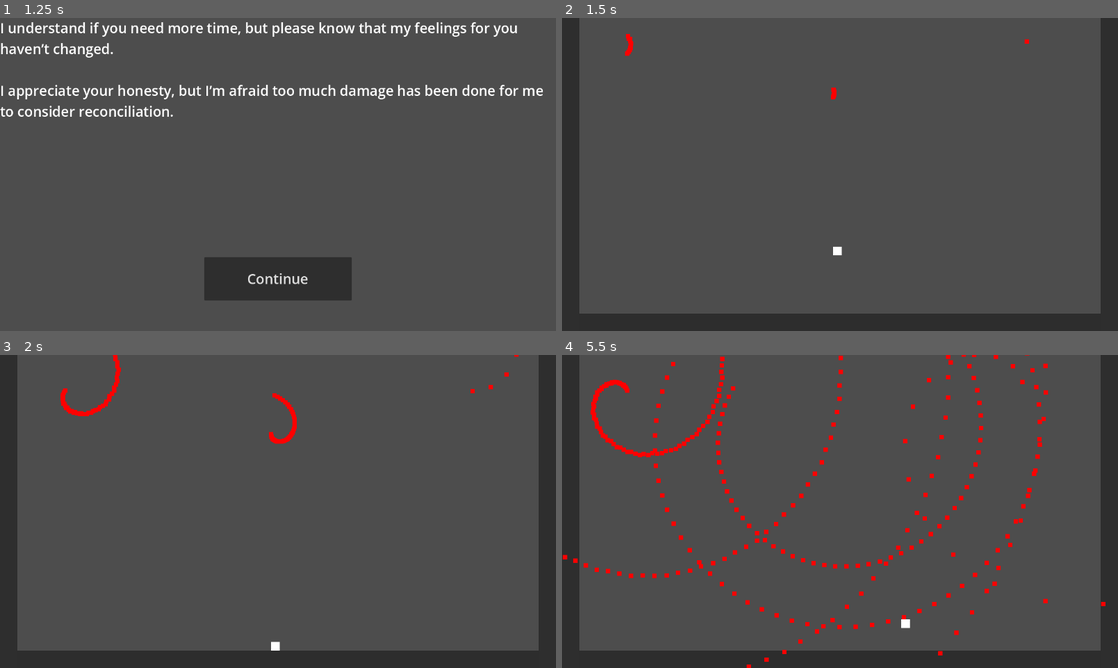
Above: before the commit, frames 1-4 (two rows, left to right).
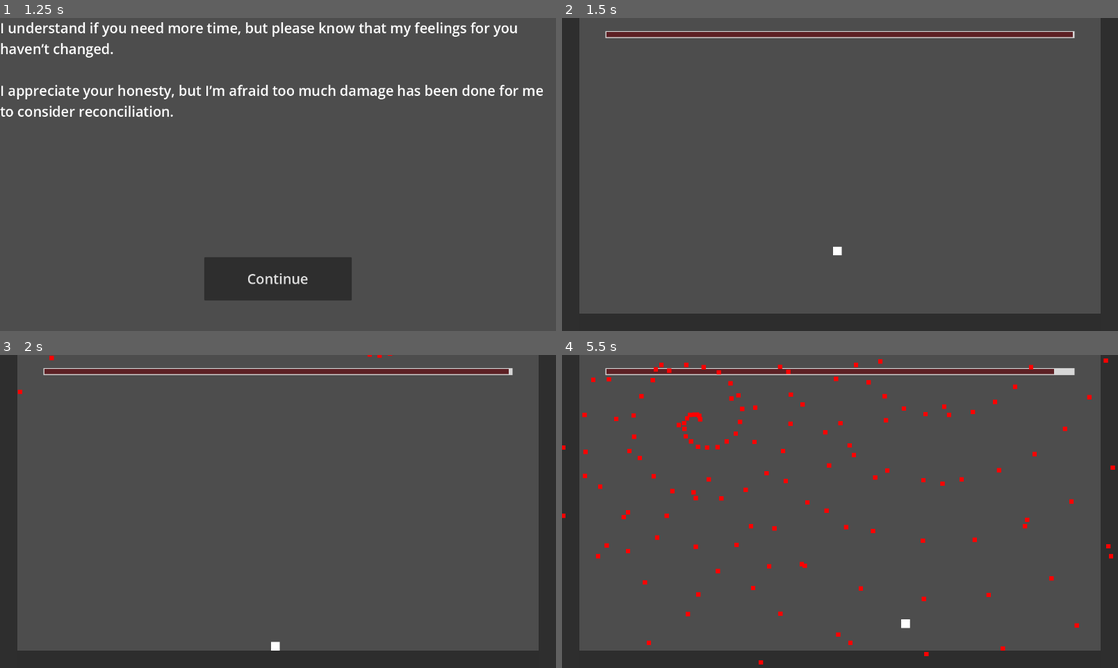
Above: after the commit, the same moments.

Repository: asebexen/we-can-be
Game: Godot game, scene res://scenes/title_screen/title_screen.tscn
Two runs of this game, one before a commit and one after it. Both use one fixed random seed, a clock stepped at 60 frames per second and the inputs below.
Inputs:
- Up to frame 1 (1.25 s): click "Start" at 0.5 s
- Up to frame 2 (1.5 s): click "Continue" at 1.25 s
- Up to frame 3 (2 s): no input
- Up to frame 4 (5.5 s): hold Right (move_right) 2.03-2.78 s; hold Shift (move_slow) 2.03-2.78 s; tap W (move_jump) at 2.27, 3.02, 4.52, 5.27 s; hold Left (move_left) 2.78-3.53 s; tap Shift (move_slow) at 2.85, 4.35 s; hold Shift (move_slow) 3.53-4.28 s; hold Right (move_right) 3.53-5.03 s; hold Left (move_left) from 5.03 s (still down); hold Shift (move_slow) from 5.03 s (still down)

Frame 1 is identical in both runs. In frame 2, 2.0% of the frame differs, in the area x 7-93%, y 4-26%; in frame 3, 2.5%; in frame 4, 6.2%, in the area x 0-100%, y 0-100%.

Commit message:
Timer, infinite bullet spawns.

Diff:
--- a/frontend/scenes/game/bullet/bullet.gd
+++ b/frontend/scenes/game/bullet/bullet.gd
@@ -1,6 +1,6 @@
 extends RigidBody2D
 
-const BOUNDS_PADDING = 100
+const BOUNDS_PADDING = 500
 var bounds
 @export var color: Color
 
--- a/frontend/scenes/game/bullet_spawner/spawner_pinwheel.gd
+++ b/frontend/scenes/game/bullet_spawner/spawner_pinwheel.gd
@@ -14,9 +14,9 @@
 # decouple spawning behavior from the physics engine (else I could only spawn
 # bullets at discrete intervals.)
 var last_spawn = 0.0
-# Whether or not the spawner is spinning and firing bullets.
-@export var is_active: bool
 @export var bullet_color: Color
+
+signal done
 
 var bullet = load("res://scenes/game/bullet/bullet.tscn")
 
@@ -27,14 +27,9 @@
 
 # Called every frame. 'delta' is the elapsed time since the previous frame.
 func _process(delta):
-	if is_active == true:
-		current_rotation += rotation_speed * delta
+	current_rotation += rotation_speed * delta
 	spawn_bullets()
 
-func start_spawn():
-	current_rotation = 0.0
-	last_spawn = 0.0
-	is_active = true
 
 func spawn_bullets():
 	var next_spawn = last_spawn + rotate_step
@@ -42,8 +37,11 @@
 		var bullet_instance = bullet.instantiate()
 		bullet_instance.linear_velocity = Vector2.UP.rotated(next_spawn) * spawn_velocity
 		bullet_instance.color = bullet_color
+		# Bullets are added into the parent container
+		bullet_instance.position += position
 		last_spawn = next_spawn
 		next_spawn = last_spawn + rotate_step
-		add_child(bullet_instance)
+		get_parent().add_child(bullet_instance)
 	if current_rotation > max_rotation:
-		is_active = false
+		done.emit()
+		queue_free()
--- a/frontend/scenes/game/bullet_spawner/spawner_pinwheel.tscn
+++ b/frontend/scenes/game/bullet_spawner/spawner_pinwheel.tscn
@@ -8,5 +8,4 @@
 rotation_speed = 6.283
 rotate_step = 0.063
 spawn_velocity = 300.0
-is_active = true
 bullet_color = Color(0.936098, 0.435249, 0.430399, 1)
--- a/frontend/scenes/game/game.gd
+++ b/frontend/scenes/game/game.gd
@@ -14,7 +14,8 @@
 	story_screen_instance.lines = [dialogue.romeo_dialogue, dialogue.juliet_dialogue]
 	story_screen_instance.bullet_color = Color(dialogue.color_hex_code)
 
-	place_bullet_spawners()
+	for i in range(3):
+		place_bullet_spawner()
 
 # Called every frame. 'delta' is the elapsed time since the previous frame.
 func _process(delta):
@@ -25,32 +26,30 @@
 	story_screen_packed.pack(story_screen_instance)
 	get_tree().change_scene_to_packed(story_screen_packed)
 
-func place_bullet_spawners():
-	var spawner1 = bullet_spawner.instantiate()
-	var spawner2 = bullet_spawner.instantiate()
-	var spawner3 = bullet_spawner.instantiate()
+func place_bullet_spawner():
+	var spawner = bullet_spawner.instantiate()
 
-	spawner1.max_rotation = 31.416
-	spawner1.rotation_speed = 6
-	spawner1.rotate_step = .063
-	spawner1.spawn_velocity = 300
-	spawner1.bullet_color = bullet_color
-	spawner1.position = Vector2(150, 82)
+	spawner.max_rotation = randf_range(PI, 30 * PI)
+	spawner.rotation_speed = randf_range(2 * PI, 6 * PI)
+	spawner.rotate_step = randf_range(0.20, 0.55)
+	spawner.spawn_velocity = randi_range(200, 600)
+	spawner.bullet_color = bullet_color
 
-	spawner2.max_rotation = 15.708
-	spawner2.rotation_speed = 3
-	spawner2.rotate_step = 0.252
-	spawner2.spawn_velocity = 500
-	spawner2.bullet_color = bullet_color
-	spawner2.position = Vector2(1064, 78)
+	var viewport_size = get_viewport_rect().size
+	const PADDING = 100
+	const WIDTH = 150
+	# xmin, xmax, ymin, ymax
+	var spawn_regions = [
+		[-PADDING, viewport_size[0] + PADDING, -PADDING, WIDTH],
+		[-PADDING - WIDTH, -PADDING, -PADDING, viewport_size[1] / 2],
+		[viewport_size[0] + PADDING, viewport_size[0] + PADDING + WIDTH, -PADDING, viewport_size[1] / 2]
+	]
+	var random_region = spawn_regions[randi_range(0, spawn_regions.size() - 1)]
 
-	spawner3.max_rotation = 11.472
-	spawner3.rotation_speed = 5
-	spawner3.rotate_step = 0.084
-	spawner3.spawn_velocity = 150
-	spawner3.bullet_color = bullet_color
-	spawner3.position = Vector2(624, 182)
+	spawner.position = Vector2(randi_range(random_region[0], random_region[1]), randi_range(random_region[2], random_region[3]))
+	spawner.done.connect(_on_spawner_done)
 
-	add_child(spawner1)
-	add_child(spawner2)
-	add_child(spawner3)
+	$BulletNode.add_child(spawner)
+
+func _on_spawner_done():
+	place_bullet_spawner()
--- a/frontend/scenes/game/game.tscn
+++ b/frontend/scenes/game/game.tscn
@@ -1,9 +1,10 @@
-[gd_scene load_steps=5 format=3 uid="uid://bjtobtkmm3jlp"]
+[gd_scene load_steps=6 format=3 uid="uid://bjtobtkmm3jlp"]
 
 [ext_resource type="PackedScene" uid="uid://bsrmb1oiyyk3p" path="res://scenes/game/floor/floor.tscn" id="1_0exax"]
 [ext_resource type="Script" path="res://scenes/game/game.gd" id="1_cigk5"]
 [ext_resource type="PackedScene" uid="uid://2lmjy6qx3hi0" path="res://scenes/game/player/player.tscn" id="2_wgjkq"]
 [ext_resource type="PackedScene" uid="uid://c5ekcytywbdak" path="res://scenes/game/wall/wall.tscn" id="3_hcq7g"]
+[ext_resource type="PackedScene" uid="uid://dqheguo05c2d6" path="res://scenes/timer/timer.tscn" id="5_w8e3s"]
 
 [node name="Game" type="Node2D"]
 script = ExtResource("1_cigk5")
@@ -21,3 +22,14 @@
 
 [node name="Wall_Right" parent="." instance=ExtResource("3_hcq7g")]
 position = Vector2(1290, 360)
+
+[node name="Timer" parent="." instance=ExtResource("5_w8e3s")]
+anchors_preset = 5
+anchor_left = 0.5
+anchor_right = 0.5
+anchor_bottom = 0.0
+offset_left = 640.0
+offset_right = 640.0
+grow_vertical = 1
+
+[node name="BulletNode" type="Node2D" parent="."]
--- /dev/null
+++ b/frontend/scenes/timer/timer.gd
@@ -0,0 +1,20 @@
+extends Control
+
+@export var value: float
+@export var value_max: float
+
+signal done
+
+const BAR_WIDTH = 1076
+
+# Called when the node enters the scene tree for the first time.
+func _ready():
+	value = value_max
+
+
+# Called every frame. 'delta' is the elapsed time since the previous frame.
+func _process(delta):
+	value -= delta
+	$Bar.size[0] = BAR_WIDTH * value / value_max
+	if value <= 0:
+		done.emit()
--- /dev/null
+++ b/frontend/scenes/timer/timer.tscn
@@ -0,0 +1,38 @@
+[gd_scene load_steps=2 format=3 uid="uid://dqheguo05c2d6"]
+
+[ext_resource type="Script" path="res://scenes/timer/timer.gd" id="1_j1w4l"]
+
+[node name="Timer" type="Control"]
+layout_mode = 3
+anchors_preset = 15
+anchor_right = 1.0
+anchor_bottom = 1.0
+grow_horizontal = 2
+grow_vertical = 2
+script = ExtResource("1_j1w4l")
+value = 50.0
+value_max = 100.0
+
+[node name="Base" type="ColorRect" parent="."]
+layout_mode = 1
+anchors_preset = 5
+anchor_left = 0.5
+anchor_right = 0.5
+offset_left = -540.0
+offset_top = 30.0
+offset_right = 540.0
+offset_bottom = 46.0
+grow_horizontal = 2
+color = Color(0.84, 0.84, 0.84, 1)
+
+[node name="Bar" type="ColorRect" parent="."]
+layout_mode = 1
+anchors_preset = 5
+anchor_left = 0.5
+anchor_right = 0.5
+offset_left = -538.0
+offset_top = 32.0
+offset_right = 538.0
+offset_bottom = 44.0
+grow_horizontal = 2
+color = Color(0.361901, 0.127372, 0.139905, 1)
